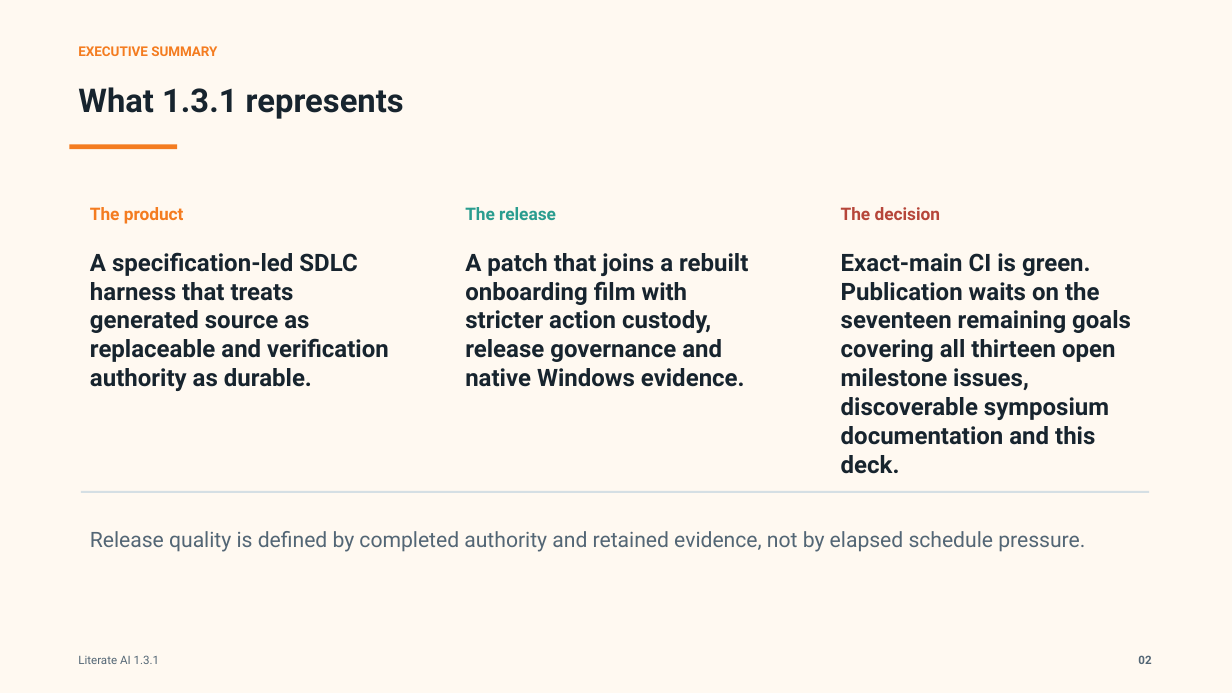
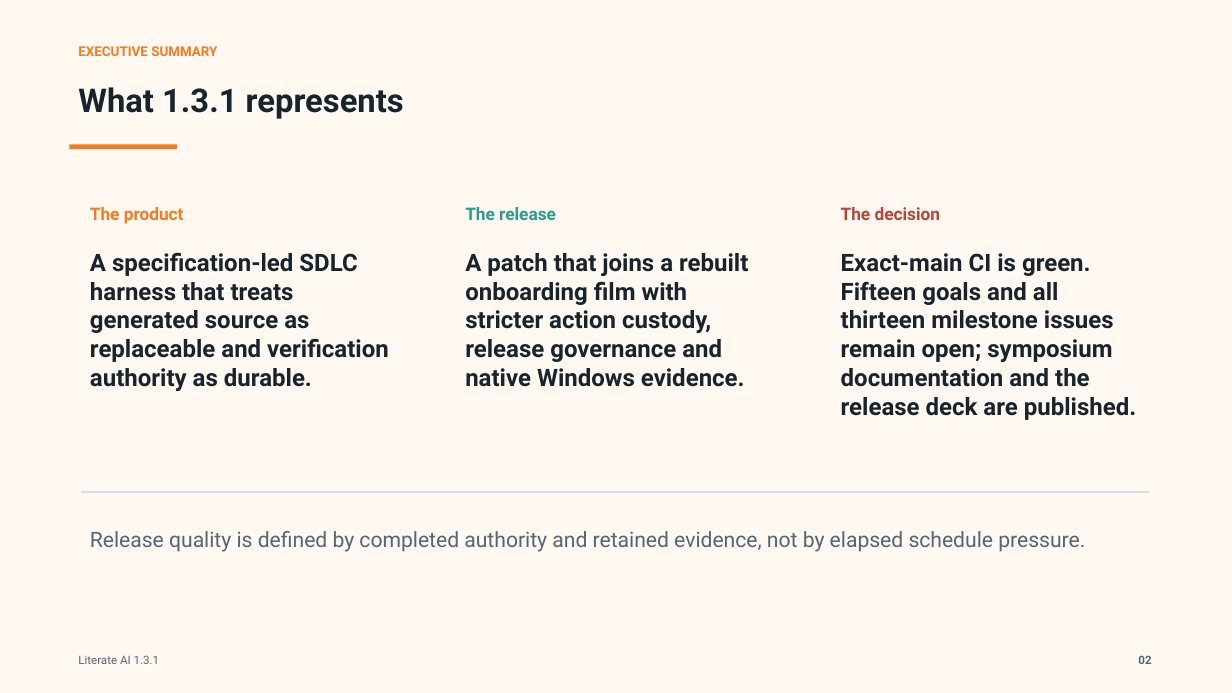
Before and after one commit to NVShawn/literate-ai, a slide deck: slide 2 of docs/presentations/literate-ai-1.3.1-release-briefing/literate-ai-1.3.1-release-briefing.pptx. Drawn at 1232x693 pixels with LibreOffice and Linux fonts; fonts in the diff are those of the drawing. Boxes give left, top, right and bottom in pixels: in the first picture for what was removed or moved away, otherwise in the second. Text is boxed around its words. In the diff, an @@ line names an element or a change of style, - is before the commit and + after.

Commit message:
docs: record 1.3.1 symposium evidence

```diff
--- a/docs/presentations/literate-ai-1.3.1-release-briefing/literate-ai-1.3.1-release-briefing.pptx
+++ b/docs/presentations/literate-ai-1.3.1-release-briefing/literate-ai-1.3.1-release-briefing.pptx
@@ text at bbox=[841, 253, 1136, 420]: text changed @@
-Exact-main CI is green. Publication waits on the seventeen remaining goals covering all thirteen open milestone issues, discoverable symposium documentation and this deck.
+Exact-main CI is green. Fifteen goals and all thirteen milestone issues remain open; symposium documentation and the release deck are published.
```
Also in this commit, not shown: 3 other slides changed, 5 other files.
